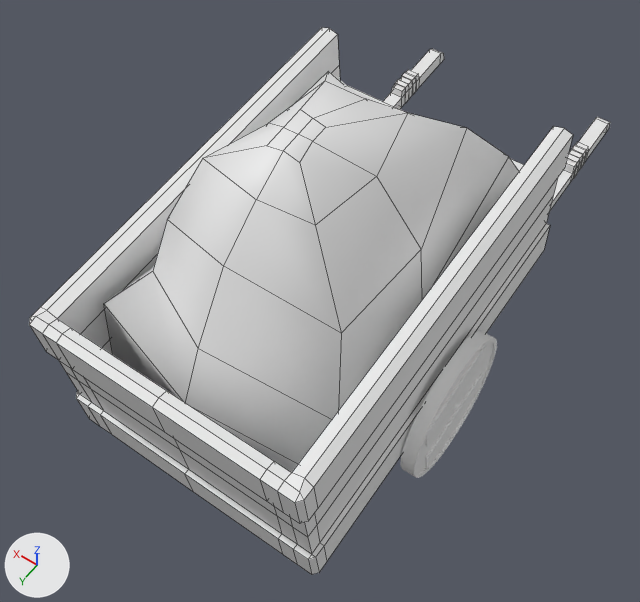
The FBX model Jaar 2/Assets/Dariel/Strokar/Strokar.fbx, before and after one commit.
Camera for both pictures: a 50 mm lens placed at (-1.82, 2.92, 4.81), pointed at (0.03, 0.34, 0.76). Arrows for +X, +Y and +Z are at lower left; the lights stay in place. Mesh edges are drawn as thin lines on the coarser meshes. Where no turn or scale is listed for an object, it has been applied to the vertices.

In view in the first picture: 'Kar', 'Stro', 'Wielen'.
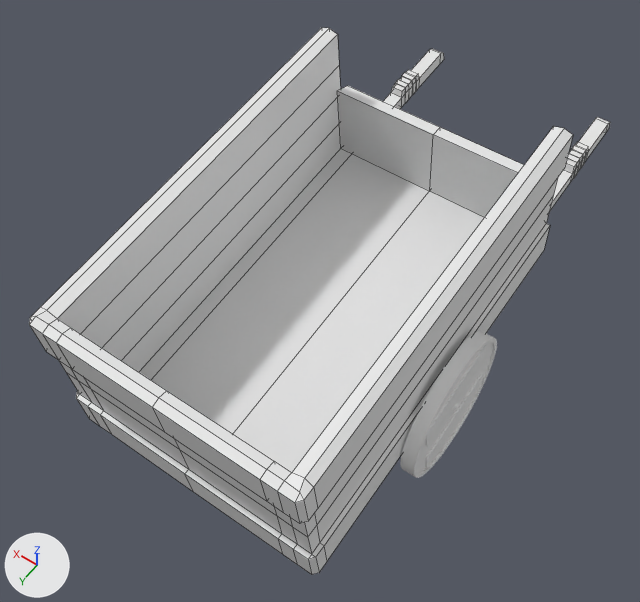
What differs and where, as boxes (x1, y1, x2, y2) in the pictures (640 x 602 px):
'Stro', deleted: before (104, 71, 519, 473)

Diff of the bpy script that builds the scene:
```diff
--- a/Jaar 2/Assets/Dariel/Strokar/Strokar.fbx.py
+++ b/Jaar 2/Assets/Dariel/Strokar/Strokar.fbx.py
@@ ob_stro @@
-ob_stro = bpy.data.objects.new('Stro', me_cube)
-ob_stro.location = (0.0, 0.0, 0.0)
```
